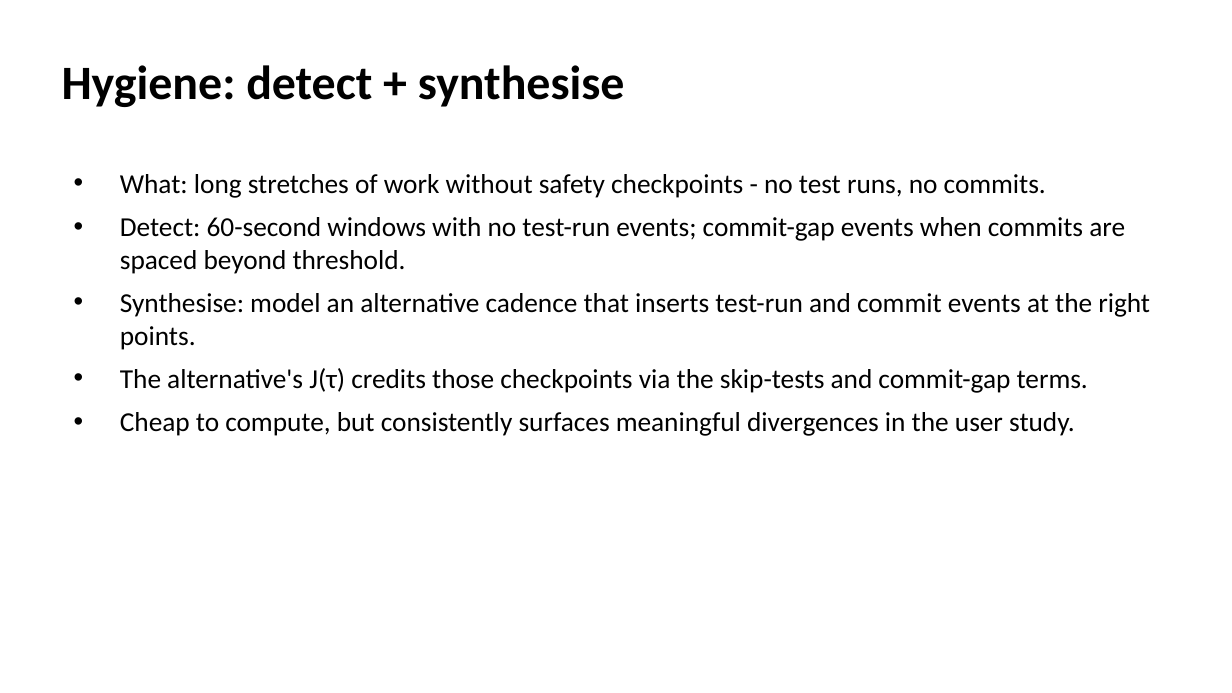
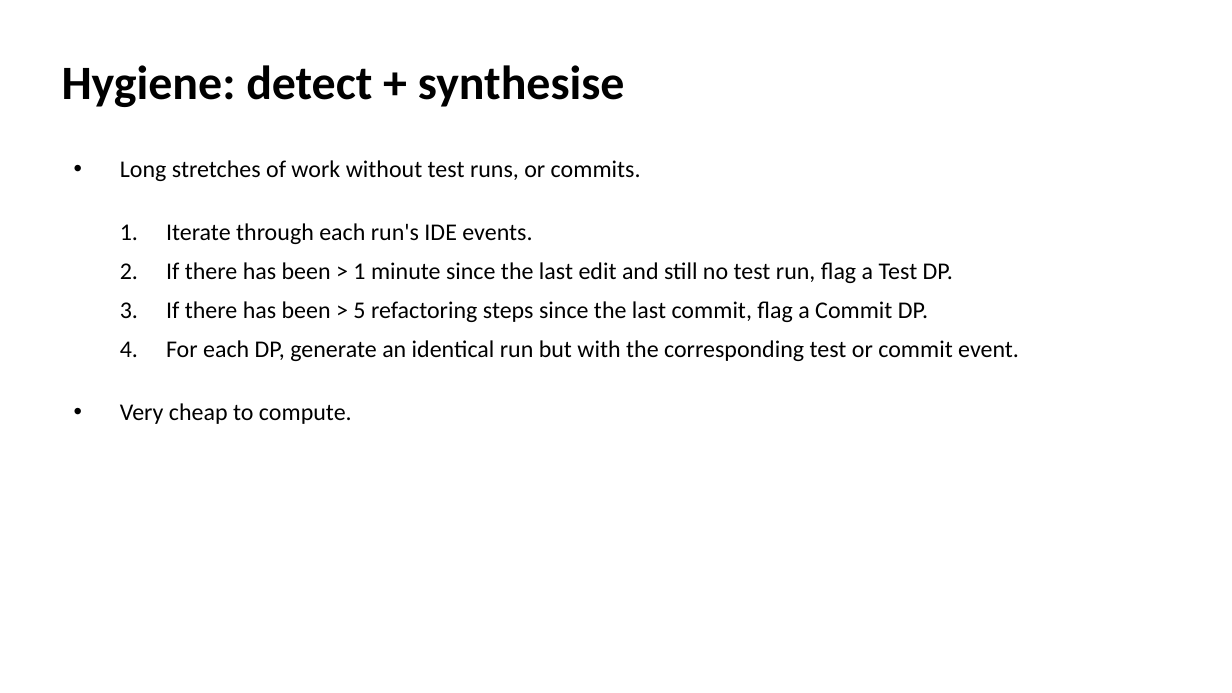
Before and after one commit to EthanHosier/fyp, a slide deck: slide 12 of presentation/slides.pptx. Drawn at 1232x693 pixels with LibreOffice and Linux fonts; fonts in the diff are those of the drawing. Boxes give left, top, right and bottom in pixels: in the first picture for what was removed or moved away, otherwise in the second. Text is boxed around its words. In the diff, an @@ line names an element or a change of style, - is before the commit and + after.

Commit message:
feat: finalise the divergence slides

```diff
--- a/presentation/slides.pptx
+++ b/presentation/slides.pptx
@@ text at (x1=120, y1=160, x2=1019, y2=424): text changed; size 16 to 14 pt @@
-• What: long stretches of work without safety checkpoints - no test runs, no commits.
-• Detect: 60-second windows with no test-run events; commit-gap events when commits are spaced beyond threshold.
-• Synthesise: model an alternative cadence that inserts test-run and commit events at the right points.
-• The alternative's J(τ) credits those checkpoints via the skip-tests and commit-gap terms.
-• Cheap to compute, but consistently surfaces meaningful divergences in the user study.
+• Long stretches of work without test runs, or commits.
+  1. Iterate through each run's IDE events.
+  2. If there has been > 1 minute since the last edit and still no test run, flag a Test DP.
+  3. If there has been > 5 refactoring steps since the last commit, flag a Commit DP.
+  4. For each DP, generate an identical run but with the corresponding test or commit event.
+• Very cheap to compute.
```
Also in this commit, not shown: 6 other slides changed, 5 slides added, 1 slide removed, 1 other file.
